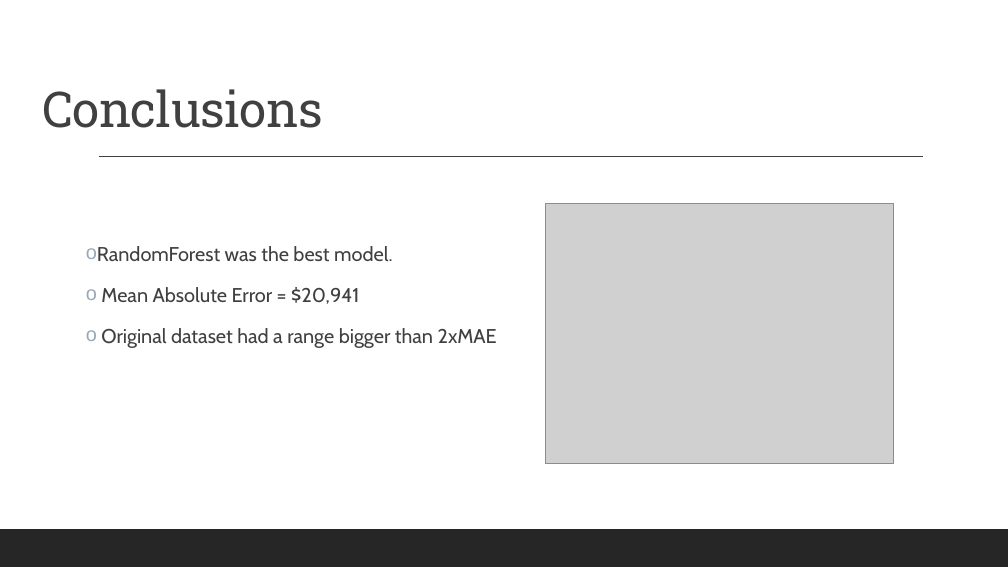
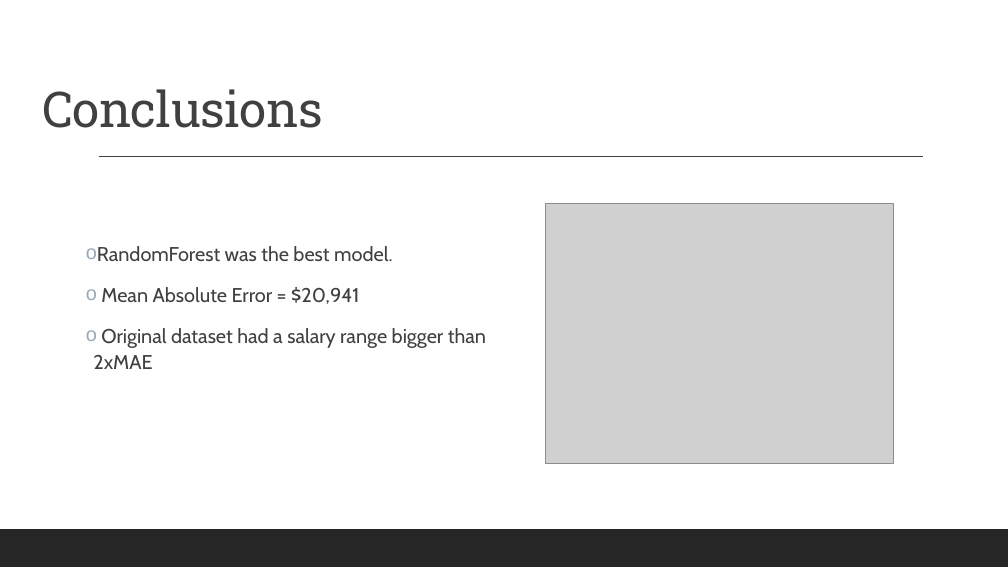
Before and after one commit to ronaldpacheco/Capstone_2_Data-Science-Salary-Prediction, a slide deck: slide 9 of Final/Capstone_2_Project_Presentation.pptx. Drawn at 1008x567 pixels with LibreOffice and Linux fonts; fonts in the diff are those of the drawing; grey boxes stand for pictures. Boxes give left, top, right and bottom in pixels: in the first picture for what was removed or moved away, otherwise in the second. Text is boxed around its words. In the diff, an @@ line names an element or a change of style, - is before the commit and + after.

```diff
--- a/Final/Capstone_2_Project_Presentation.pptx
+++ b/Final/Capstone_2_Project_Presentation.pptx
@@ text at (x1=93, y1=328, x2=486, y2=369): text changed @@
-o Original dataset had a range bigger than 2xMAE
+o Original dataset had a salary range bigger than 2xMAE
```
Also in this commit, not shown: 2 other slides changed, 1 other file.
